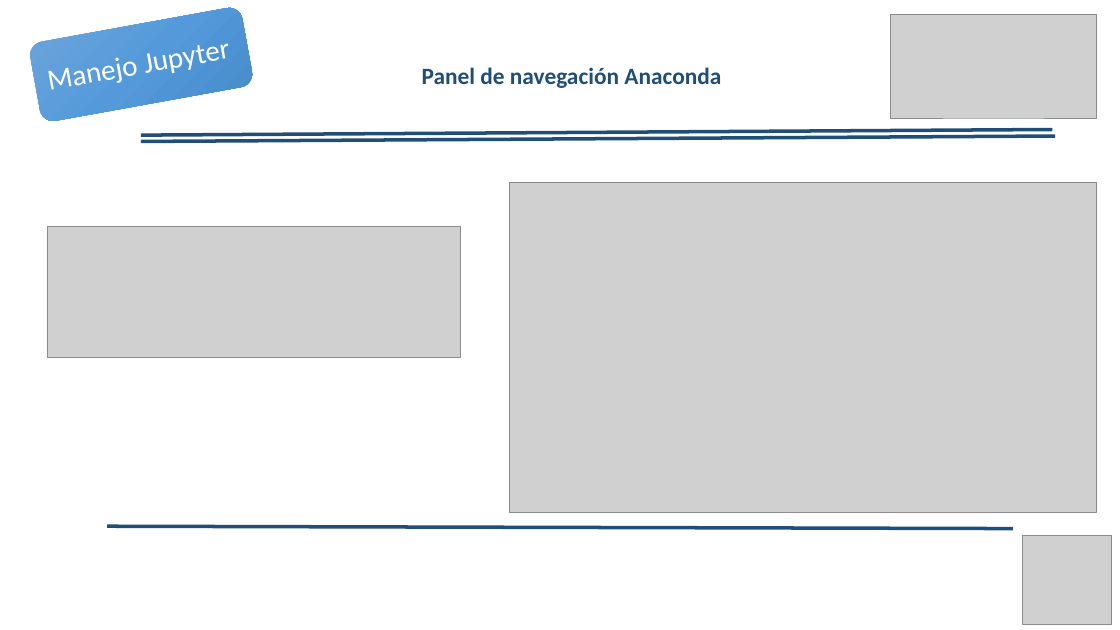
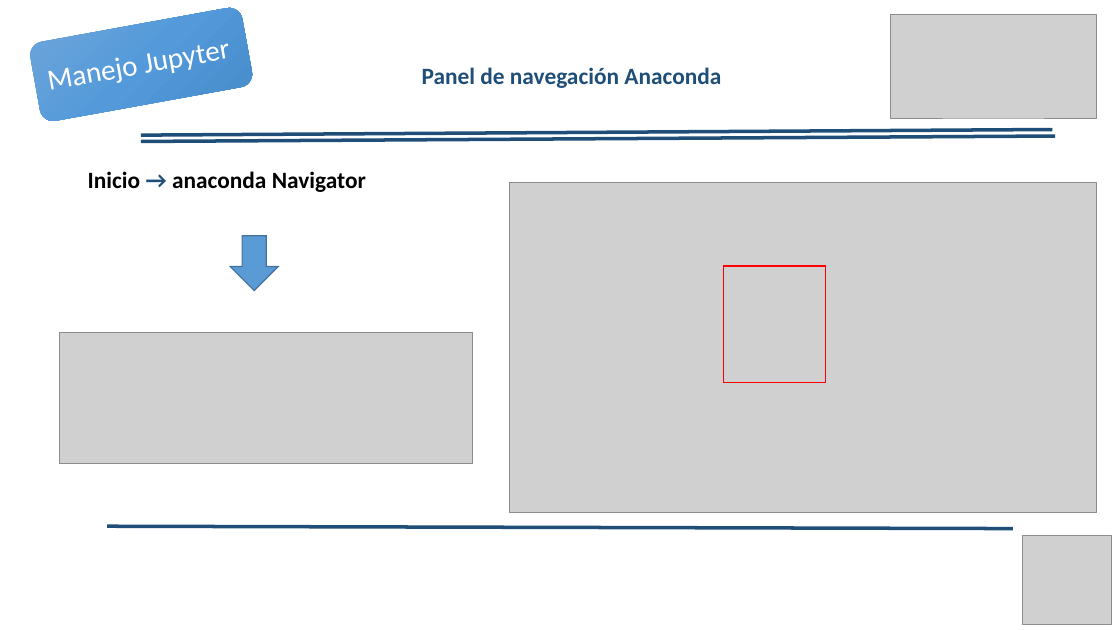
Before and after one commit to Duvandres19/Analitica_Python, a slide deck: slide 3 of Curso_Analitica_LecturaFuentesDatos.pptx. Drawn at 1120x630 pixels with LibreOffice and Linux fonts; fonts in the diff are those of the drawing; grey boxes stand for pictures; background and template pictures are left out. Boxes give left, top, right and bottom in pixels: in the first picture for what was removed or moved away, otherwise in the second. Text is boxed around its words. In the diff, an @@ line names an element or a change of style, - is before the commit and + after.

```diff
--- a/Curso_Analitica_LecturaFuentesDatos.pptx
+++ b/Curso_Analitica_LecturaFuentesDatos.pptx
@@ text added at box(88, 171, 366, 192), 20 pt, text #000000, bold @@
+Inicio → anaconda Navigator
@@ down arrow added at box(230, 236, 278, 291), fill #5B9BD5, outline #43739E 1 pt @@
@@ rectangle added at box(723, 266, 826, 383), outline #FF0000 1 pt @@
@@ picture: place and size @@
-picture at box(48, 226, 460, 357)
+picture at box(60, 333, 472, 464)
```
Also in this commit, not shown: 16 other slides changed, 2 slides added, 1 slide removed, 31 other files.
